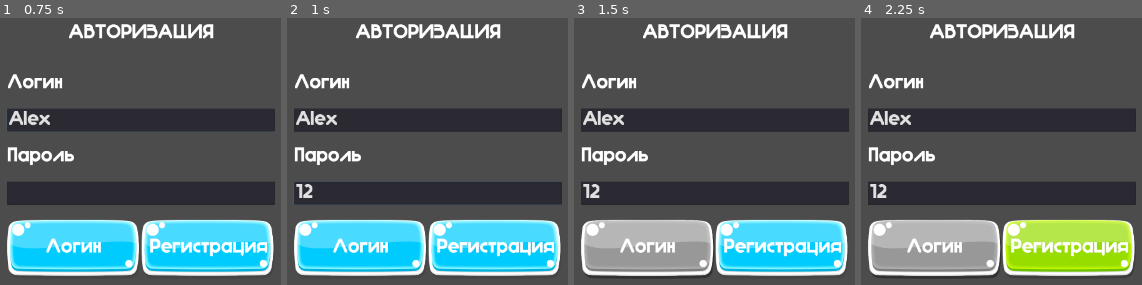
Above: before the commit, frames 1-4 (left to right).
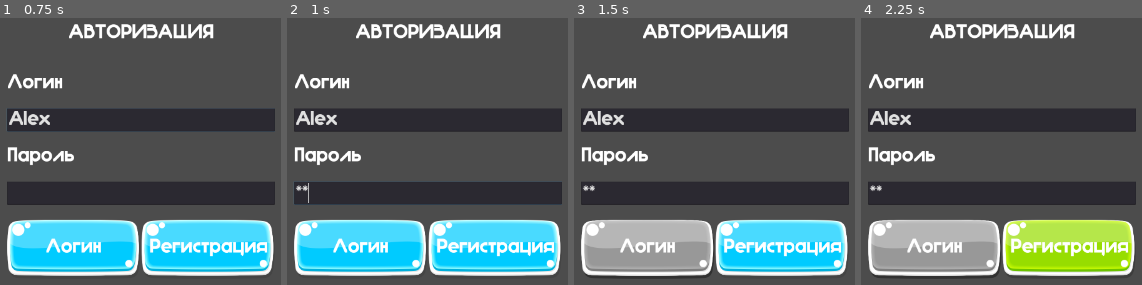
Above: after the commit, the same moments.

Repository: mappleaf/AhegaoClickerPrototype
Game: Godot game, scene res://src/scenes/worlds/LoginScreen.tscn
Two runs of this game, one before a commit and one after it. Both use one fixed random seed, a clock stepped at 60 frames per second and the inputs below.
Inputs (mouse positions are in pixels of both pictures, inside the frame that each line leads up to):
- Up to frame 1 (0.75 s): click (140, 119) at 0.52 s; type "Alex" at 0.6 s
- Up to frame 2 (1 s): click (427, 191) at 0.75 s; type "12" at 0.83 s
- Up to frame 3 (1.5 s): click "Логин" at 1.25 s
- Up to frame 4 (2.25 s): click "Регистрация" at 2 s

Frame 1 is identical in both runs. In frame 2, 0.2% of the frame differs, in the area x 3-10%, y 61-70%; in frame 3, 0.2%; in frame 4, 0.2%.

Commit message:
Make password secret since 2021

Diff:
--- a/src/scenes/worlds/LoginScreen.tscn
+++ b/src/scenes/worlds/LoginScreen.tscn
@@ -73,6 +73,7 @@
 margin_top = 506.0
 margin_right = 856.0
 margin_bottom = 580.0
+secret = true
 
 [node name="HBoxContainer" type="HBoxContainer" parent="CenterContainer/HBoxContainer/VBoxContainer"]
 margin_top = 628.0
